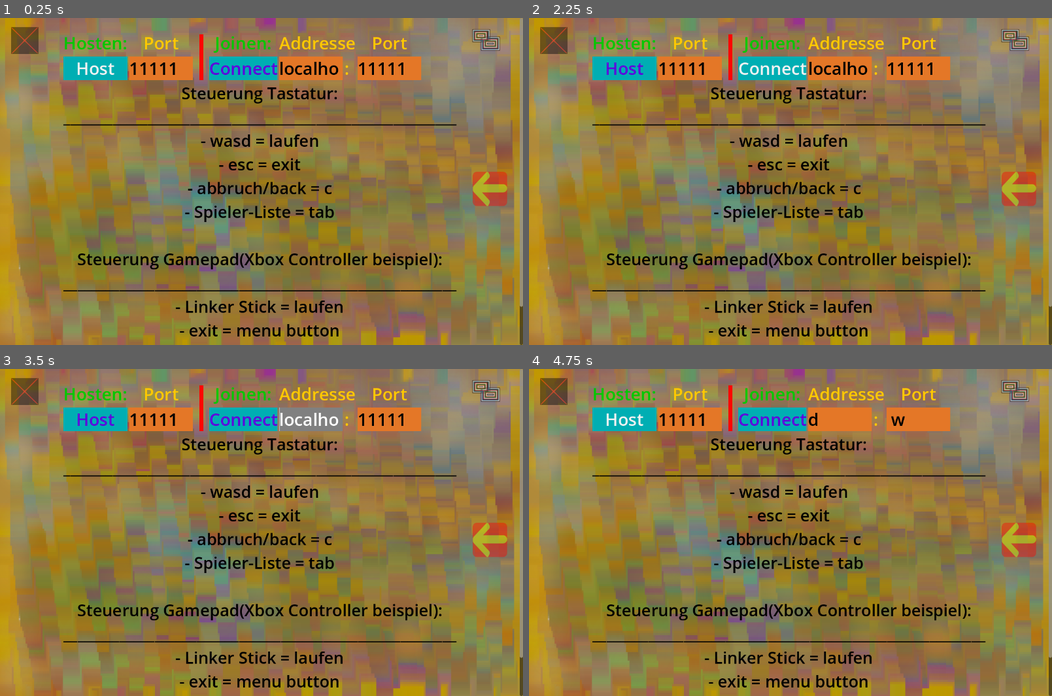
Above: before the commit, frames 1-4 (two rows, left to right).
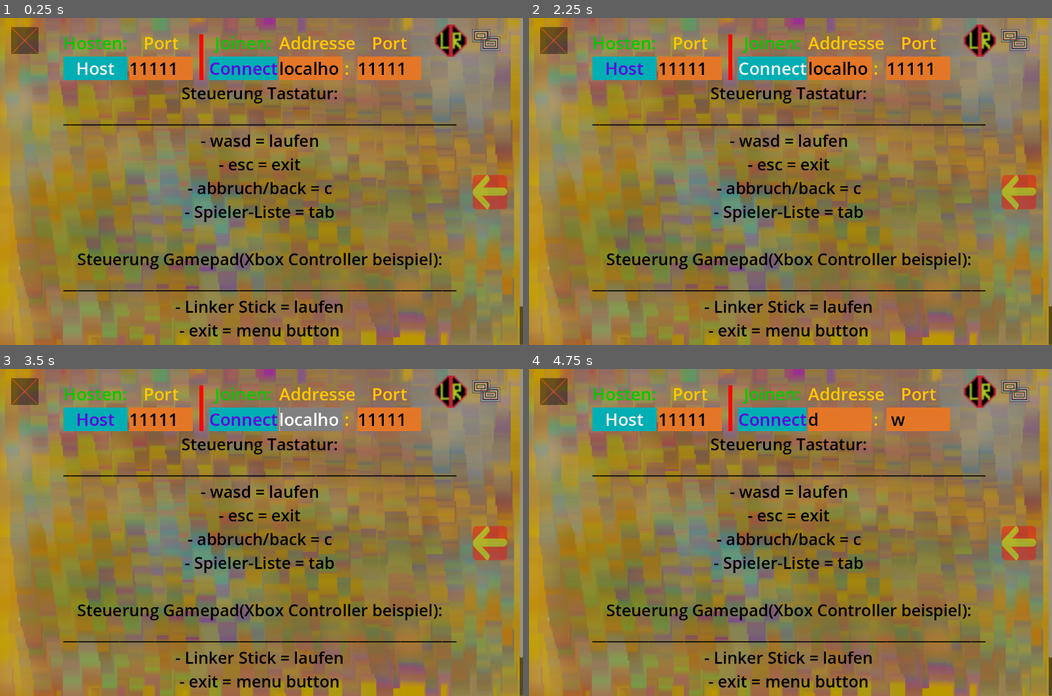
Above: after the commit, the same moments.

Repository: NIK-98/Paint_The_Ground
Game: Godot game, scene res://sceens/main.tscn
Same seed, same stepped clock (60 frames per second), same inputs: the game is played once before the commit and once after it.
Inputs (mouse positions are in pixels of both pictures, inside the frame that each line leads up to):
- Up to frame 1 (0.25 s): no input
- Up to frame 2 (2.25 s): move the mouse to (905, 165) at 0.52 s; hold D (right) 0.53-1.25 s; hold Tab (Info) 0.53-1.25 s; click (905, 165) at 0.67 s; click "Host" at 1.25 s; click "Connect" at 2 s
- Up to frame 3 (3.5 s): move the mouse to (156, 548) at 2.77 s; hold S (down) from 2.78 s (still down); tap Tab (Info) at 2.85 s
- Up to frame 4 (4.75 s): tap Enter at 3.5 s; move the mouse to (842, 460) at 3.52 s; release S (down) at 3.53 s; hold D (right) 3.53-4.28 s; hold Tab (Info) 3.53-4.28 s; tap Space at 4.25 s; move the mouse to (764, 597) at 4.27 s; hold W (up) from 4.28 s (still down); tap Tab (Info) at 4.35 s; click (764, 597) at 4.42 s

The runs differ from the first frame. In frame 1, 0.8% of the frame differs, in the area x 83-97%, y 2-59%; in frame 2, 0.8%; in frame 3, 0.8%; in frame 4, 0.8%.

Commit message:
Version 25, Controll change button hinzugefügt

Diff:
--- a/sceens/main.tscn
+++ b/sceens/main.tscn
@@ -1,7 +1,8 @@
-[gd_scene load_steps=18 format=3 uid="uid://cny2f4chevd1r"]
+[gd_scene load_steps=19 format=3 uid="uid://cny2f4chevd1r"]
 
 [ext_resource type="Script" path="res://scripts/main.gd" id="1_jo5ss"]
 [ext_resource type="PackedScene" uid="uid://bm6tjn54utlnw" path="res://sceens/ui.tscn" id="2_gk4y4"]
+[ext_resource type="Texture2D" uid="uid://b4lxws5t5vtjj" path="res://assets/controll/change_controll.png" id="5_321n0"]
 [ext_resource type="PackedScene" uid="uid://c8nb1u01xg65s" path="res://sceens/joy.tscn" id="6_oe035"]
 [ext_resource type="Texture2D" uid="uid://b66h85qrle3os" path="res://assets/controll/exit.png" id="7_dpqrl"]
 [ext_resource type="Texture2D" uid="uid://dcv3sqwpfh0ga" path="res://assets/controll/back.png" id="8_40dan"]
@@ -140,7 +141,7 @@
 
 [node name="Back" type="TouchScreenButton" parent="CanvasLayer"]
 modulate = Color(1, 1, 1, 0.407843)
-position = Vector2(1652.86, 537.143)
+position = Vector2(1652.86, 548.571)
 texture_normal = ExtResource("8_40dan")
 passby_press = true
 visibility_mode = 1
@@ -153,11 +154,18 @@
 passby_press = true
 visibility_mode = 1
 
+[node name="change" type="TouchScreenButton" parent="CanvasLayer"]
+position = Vector2(1520, 22.8571)
+scale = Vector2(7.045, 7.045)
+texture_normal = ExtResource("5_321n0")
+texture_pressed = ExtResource("5_321n0")
+visibility_mode = 1
+
 [node name="joy" parent="CanvasLayer" instance=ExtResource("6_oe035")]
 modulate = Color(1, 1, 1, 0.788235)
-offset_left = 91.4286
+offset_left = 91.429
 offset_top = 548.571
-offset_right = 91.4286
+offset_right = 91.429
 offset_bottom = 548.571
 
 [node name="Beenden" type="CenterContainer" parent="CanvasLayer"]
@@ -202,5 +210,6 @@
 [connection signal="pressed" from="CanvasLayer/Back" to="." method="_on_back_pressed"]
 [connection signal="pressed" from="CanvasLayer/Tap" to="." method="_on_tap_pressed"]
 [connection signal="released" from="CanvasLayer/Tap" to="." method="_on_tap_released"]
+[connection signal="pressed" from="CanvasLayer/change" to="." method="_on_change_pressed"]
 [connection signal="pressed" from="CanvasLayer/Beenden/PanelContainer/VBoxContainer/Ja" to="." method="_on_ja_pressed"]
 [connection signal="pressed" from="CanvasLayer/Beenden/PanelContainer/VBoxContainer/Nein" to="." method="_on_nein_pressed"]
--- a/scripts/joy.gd
+++ b/scripts/joy.gd
@@ -2,7 +2,6 @@
 
 @onready var joystick = $Control/joy/Joy
 @onready var layer = $"Control"
-
 
 @export var maxLength = 50
 
--- a/scripts/main.gd
+++ b/scripts/main.gd
@@ -2,6 +2,7 @@
 
 var save_path = "user://savetemp.save"
 
+var controll_switcher = false
 
 func _ready():
 	if not OS.has_feature("dedicated_server"):
@@ -138,3 +139,14 @@
 
 func _on_nein_pressed():
 	$CanvasLayer/Beenden.visible = false
+
+
+func _on_change_pressed():
+	if controll_switcher:
+		controll_switcher = false
+		$CanvasLayer/joy.joy_start_position = Vector2(91.429,548.571)
+		$CanvasLayer/Back.global_position = Vector2(1652.86,537.143)
+	else:
+		controll_switcher = true
+		$CanvasLayer/joy.joy_start_position = Vector2(1653.701,548.571)
+		$CanvasLayer/Back.global_position = Vector2(34.286,537.143)
Binary file added: assets/controll/change_controll.png
Not shown, added: assets/controll/change_controll.png.import
Not shown, changed: export_presets.cfg
Not shown, added: assets/controll/change_controll.pyxel
